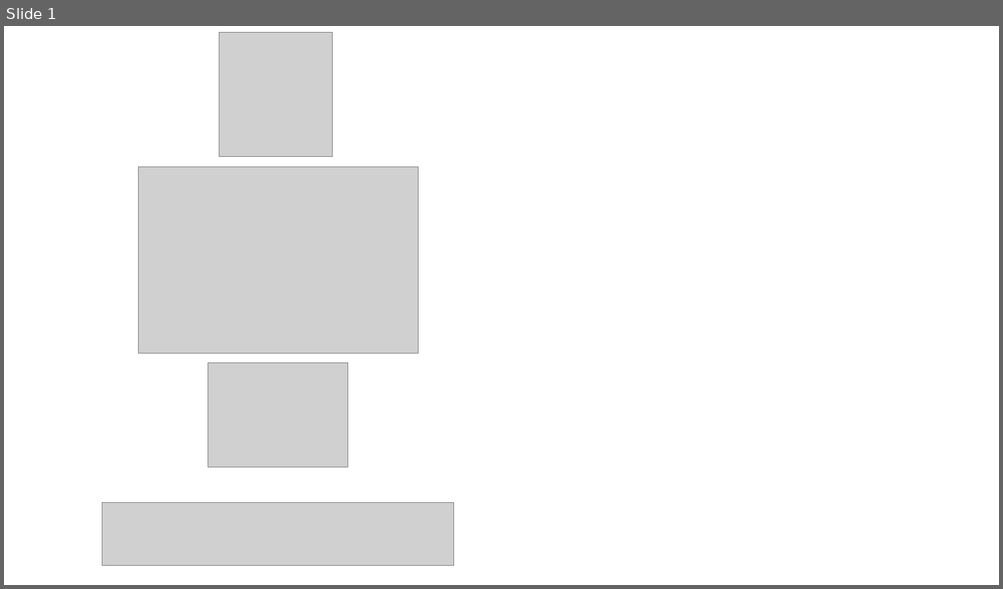
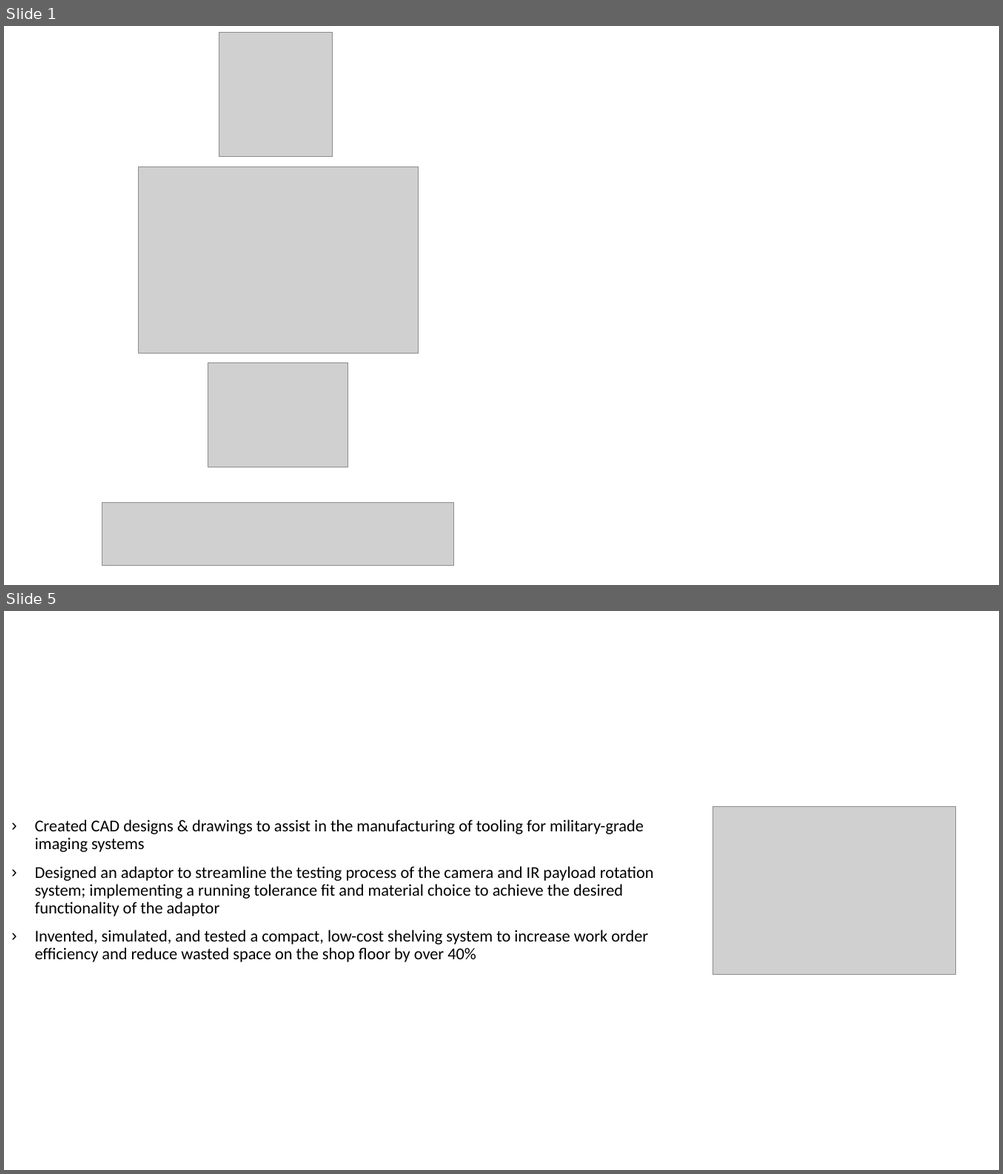
Before and after one commit to mobarrats/mobarrats.github.io, a slide deck: assets/img/Presentation1.pptx. Shown one above the other, each under a label of ours: slide 1 before the commit, slides 1 and 5 after it; the slides between them are not shown. The pictures are 1003x589 and 1003x1174 pixels, drawn with LibreOffice and Linux fonts; fonts in the diff are those of the drawing; grey boxes stand for pictures. Boxes give left, top, right and bottom in pixels: in the first picture for what was removed or moved away, otherwise in the second. Text is boxed around its words. In the diff, an @@ line names an element or a change of style, - is before the commit and + after.

```diff
--- a/assets/img/Presentation1.pptx
+++ b/assets/img/Presentation1.pptx
@@ slide 5 added at (4, 611, 999, 1170), background #FFFFFF @@
@@ picture added at (713, 806, 956, 975) @@
@@ text added at (35, 820, 654, 963), 16 pt, text #000000 @@
+› Created CAD designs & drawings to assist in the manufacturing of tooling for military-grade imaging systems
+› Designed an adaptor to streamline the testing process of the camera and IR payload rotation system; implementing a running tolerance fit and material choice to achieve the desired functionality of the adaptor
+› Invented, simulated, and tested a compact, low-cost shelving system to increase work order efficiency and reduce wasted space on the shop floor by over 40%
```
Also in this commit, not shown: 6 other slides added, 8 other files.
